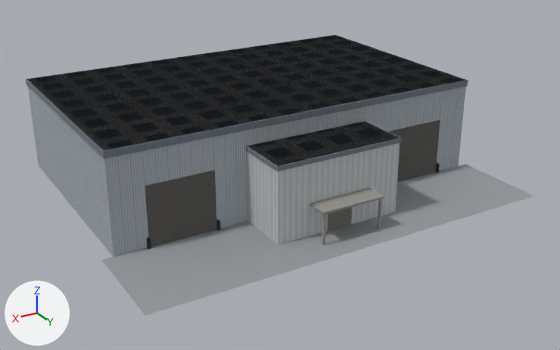
A saved change to the glTF model assets/verda/city/civic/truck_depot.glb.
Both versions are drawn from a 50 mm lens placed at (34.3, 63.5, 30.0), pointed at (-0.1, 6.1, 1.3). The lights are fixed; the arrows at lower left show +X, +Y and +Z. The picture after the commit comes second. Vertices at exactly the same position are counted once.

The older version as bpy lines, for what is in view:
```python
mat_door = principled_material('door')
mat_door.texture = img_image_3
mat_door.roughness = 1.0
mat_glass = principled_material('glass')
mat_glass.texture = img_image_7
mat_glass.roughness = 1.0
mat_green = principled_material('green')
mat_green.texture = img_image_5
mat_green.roughness = 1.0
mat_office = principled_material('office')
mat_office.texture = img_image_1
mat_office.roughness = 1.0
mat_roof = principled_material('roof')
mat_roof.texture = img_image_2
mat_roof.roughness = 1.0
mat_slab = principled_material('slab')
mat_slab.texture = img_image_4
mat_slab.roughness = 1.0
mat_steel = principled_material('steel')
mat_steel.texture = img_image_6
mat_steel.roughness = 1.0
mat_yellow = principled_material('yellow')
mat_yellow.texture = img_image_8
mat_yellow.roughness = 1.0
me_truck_depot = bpy.data.meshes.new('truck_depot')
me_truck_depot.from_pydata(...)  # 112 vertices, 164 faces; spans x -19.0..19.0, y -11.1..20.0, z 0.0..9.0
me_truck_depot.materials.append(mat_clad)  # picture img_image_0
me_truck_depot.materials.append(mat_office)  # picture img_image_1
me_truck_depot.materials.append(mat_roof)  # picture img_image_2
me_truck_depot.materials.append(mat_door)  # picture img_image_3
me_truck_depot.materials.append(mat_slab)  # picture img_image_4
me_truck_depot.materials.append(mat_green)  # picture img_image_5
me_truck_depot.materials.append(mat_steel)  # picture img_image_6
me_truck_depot.materials.append(mat_glass)  # picture img_image_7
me_truck_depot.materials.append(mat_yellow)  # picture img_image_8
ob_truck_depot = bpy.data.objects.new('truck_depot', me_truck_depot)
ob_truck_depot.location = (0.0, 0.0, 0.0)
```
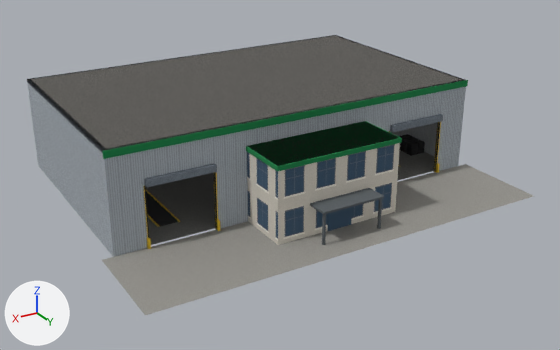
Boxes [x1, y1, x2, y2] around the edits, measured in the pictures (560 x 350 px):
'truck_depot', surface changed, reshaped
    before: [26, 35, 533, 315]
    after: [27, 35, 533, 315]
part 1 of me_truck_depot, added
    after: [146, 192, 178, 226]
part 2 of me_truck_depot, added
    after: [146, 190, 180, 222]
part 3 of me_truck_depot, added
    after: [414, 140, 425, 146]
part 4 of me_truck_depot, added
    after: [407, 141, 418, 147]
part 5 of me_truck_depot, cut back
    before: [26, 35, 466, 158]
    after: [27, 35, 466, 257]

Diff of the bpy script that builds the scene:
```diff
--- a/assets/verda/city/civic/truck_depot.glb.py
+++ b/assets/verda/city/civic/truck_depot.glb.py
@@ mat_office @@
 mat_office = principled_material('office')
-mat_office.texture = img_image_1
+mat_office.texture = img_image_2
 mat_office.roughness = 1.0
@@ mat_roof @@
 mat_roof = principled_material('roof')
-mat_roof.texture = img_image_2
+mat_roof.texture = img_image_3
 mat_roof.roughness = 1.0
@@ mat_door @@
 mat_door = principled_material('door')
-mat_door.texture = img_image_3
+mat_door.texture = img_image_5
 mat_door.roughness = 1.0
@@ mat_slab @@
 mat_slab = principled_material('slab')
-mat_slab.texture = img_image_4
+mat_slab.texture = img_image_6
 mat_slab.roughness = 1.0
@@ mat_green @@
 mat_green = principled_material('green')
-mat_green.texture = img_image_5
+mat_green.texture = img_image_9
 mat_green.roughness = 1.0
@@ mat_steel @@
 mat_steel = principled_material('steel')
-mat_steel.texture = img_image_6
+mat_steel.texture = img_image_10
 mat_steel.roughness = 1.0
@@ mat_glass @@
 mat_glass = principled_material('glass')
-mat_glass.texture = img_image_7
+mat_glass.texture = img_image_11
 mat_glass.roughness = 1.0
@@ mat_yellow @@
 mat_yellow = principled_material('yellow')
-mat_yellow.texture = img_image_8
+mat_yellow.texture = img_image_12
 mat_yellow.roughness = 1.0
@@ me_truck_depot @@
-me_truck_depot.from_pydata(...)  # 112 vertices, 164 faces; spans x -19.0..19.0, y -11.1..20.0, z 0.0..9.0
+me_truck_depot.from_pydata(...)  # 580 vertices, 912 faces; spans x -19.0..19.0, y -11.0..20.0, z 0.0..9.0
+# me_truck_depot part 1: the loose piece of 8 vertices spanning x -18.1..18.1, y -11.1..11.1, z 8.4..9.0 is copied, and the copy is scaled about its middle by (0.0497, 0.721, 0.0167), then moved by (12.0, 0.0, -8.6), in mat_pit (picture img_image_8); it spans x 11.1..12.9, y -8.0..8.0, z 0.1
+# me_truck_depot part 2: a new loose piece, a box spanning x 10.97..11.13, y -8.0..8.0, z 0.08..0.1, in mat_yellow (picture img_image_12)
+# me_truck_depot part 3: a new loose piece, a box spanning x -17.5..-16.7, y 5.6..6.4, z 0.98..1.26, in mat_tyre (picture img_image_15)
+# me_truck_depot part 4: a new loose piece, a box spanning x -16.6..-15.8, y 5.6..6.4, z 0.98..1.26, in mat_tyre (picture img_image_15)
+# me_truck_depot part 5: 4 vertices removed from x -18.1..18.1, y -11.1, z 8.4..9.0; 232 vertices added at x -18.1..18.1, y -11.0..11.4, z 0.0..9.0
+# other edits to the shape of me_truck_depot do not show in these pictures
 me_truck_depot.materials.append(mat_clad)
@@ me_truck_depot @@
 me_truck_depot.materials.append(mat_yellow)
+me_truck_depot.materials.append(mat_inside)  # picture img_image_1
+me_truck_depot.materials.append(mat_ceiling)  # picture img_image_4
+me_truck_depot.materials.append(mat_floor)  # picture img_image_7
+me_truck_depot.materials.append(mat_pit)  # picture img_image_8
+me_truck_depot.materials.append(mat_hazard)  # picture img_image_13
+me_truck_depot.materials.append(mat_lamp)  # picture img_image_14
+me_truck_depot.materials.append(mat_tyre)  # picture img_image_15
+me_truck_depot.materials.append(mat_drum)  # picture img_image_16
+me_truck_depot.materials.append(mat_wood)  # picture img_image_17
```
